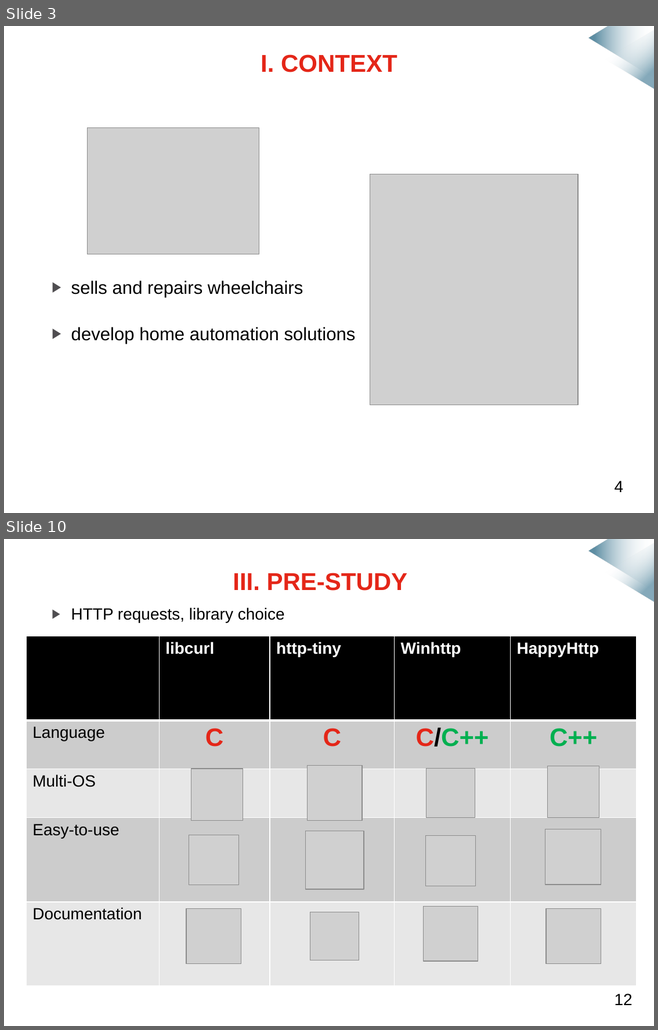
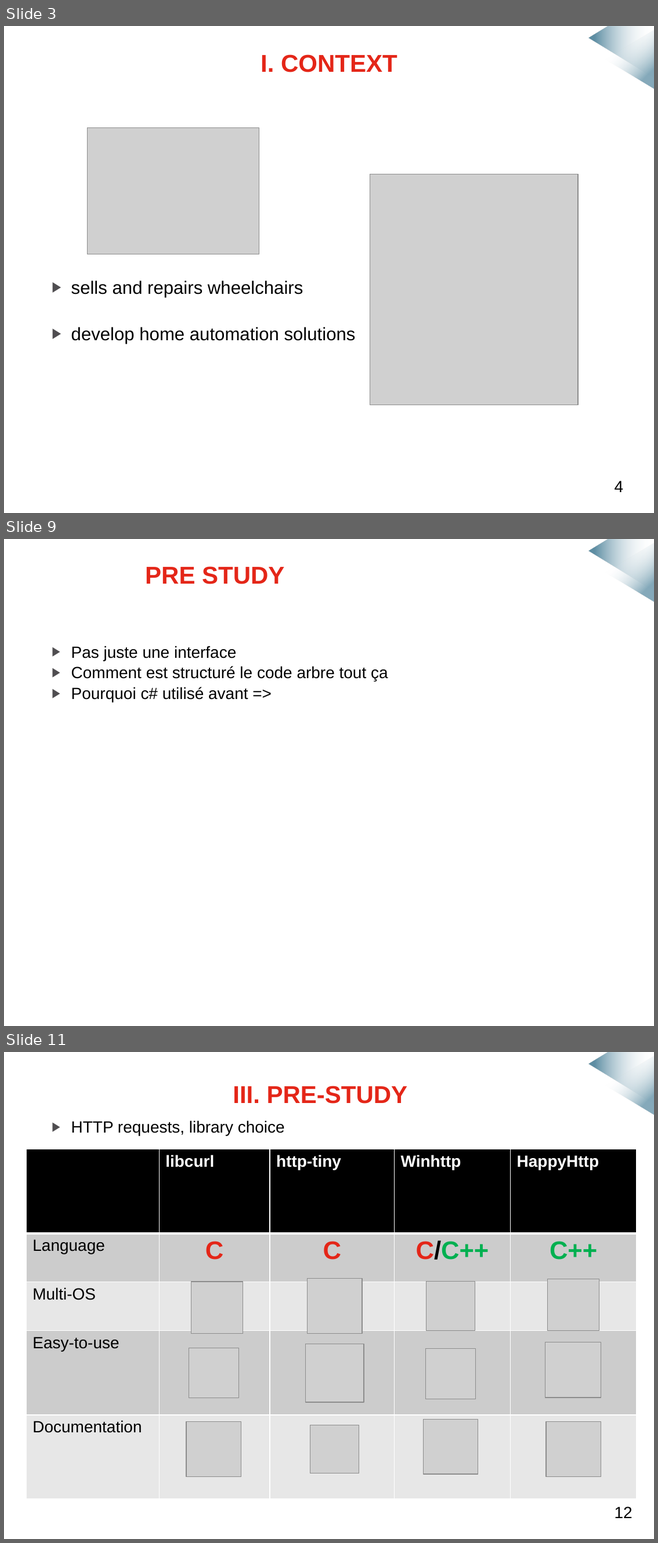
Before and after one commit to mmeven/EP_Domotique_Tablette, a slide deck: Rendu/Diapo_prototype_janvier.pptx. Shown one above the other, each under a label of ours: slides 3 and 10 before the commit, slides 3, 9 and 11 after it; the slides between them are not shown. The pictures are 658x1030 and 658x1543 pixels, drawn with LibreOffice and Linux fonts; fonts in the diff are those of the drawing; grey boxes stand for pictures; background and template pictures are left out. Boxes give left, top, right and bottom in pixels: in the first picture for what was removed or moved away, otherwise in the second. Text is boxed around its words. In the diff, an @@ line names an element or a change of style, - is before the commit and + after.

```diff
--- a/Rendu/Diapo_prototype_janvier.pptx
+++ b/Rendu/Diapo_prototype_janvier.pptx
@@ slide 9 added at bbox=[4, 539, 654, 1026], background #FFFFFF; not listed: 2 template elements that a slide beside it also shows @@
@@ title added at bbox=[145, 566, 284, 584], 27 pt, text #E42618, bold @@
+PRE STUDY
@@ text added at bbox=[71, 646, 388, 702], 18 pt, text #000000 @@
+▶ Pas juste une interface
+▶ Comment est structuré le code arbre tout ça
+▶ Pourquoi c# utilisé avant =>
@@ what was slide 10 is now slide 11 @@
```
Also in this commit, not shown: 10 slides changed, 3 other slides added, 3 slides removed.
